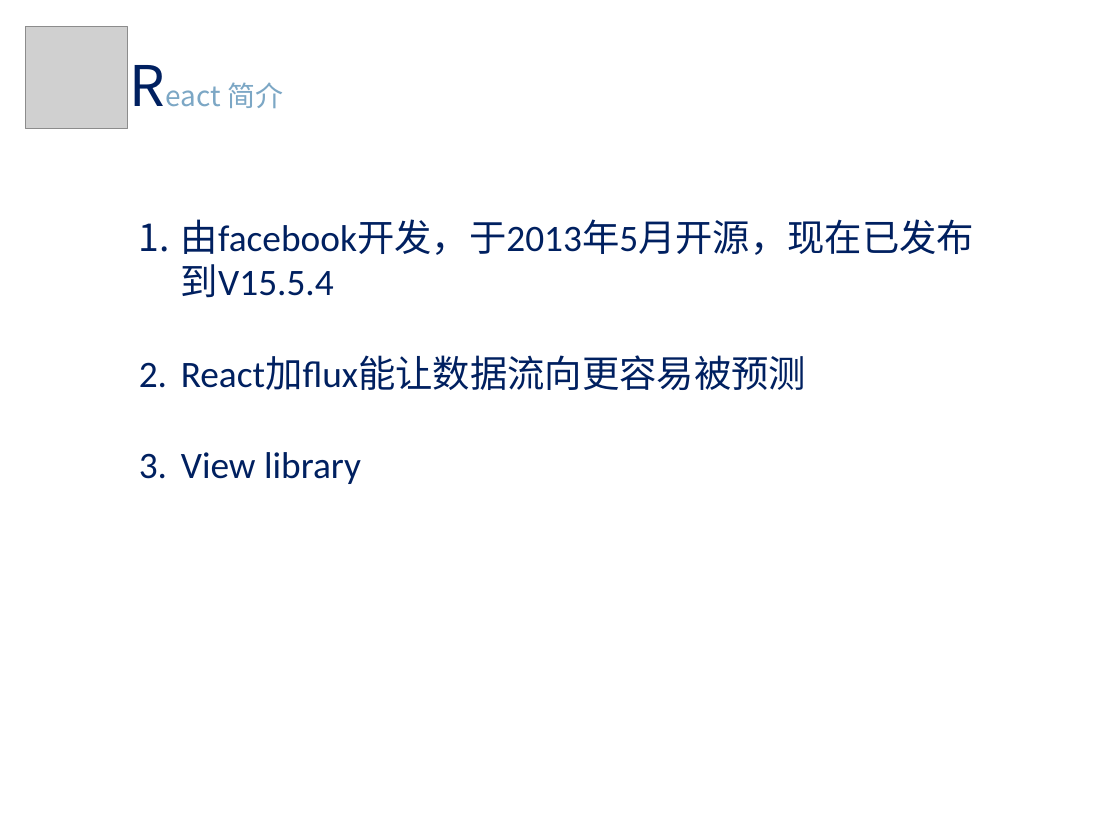
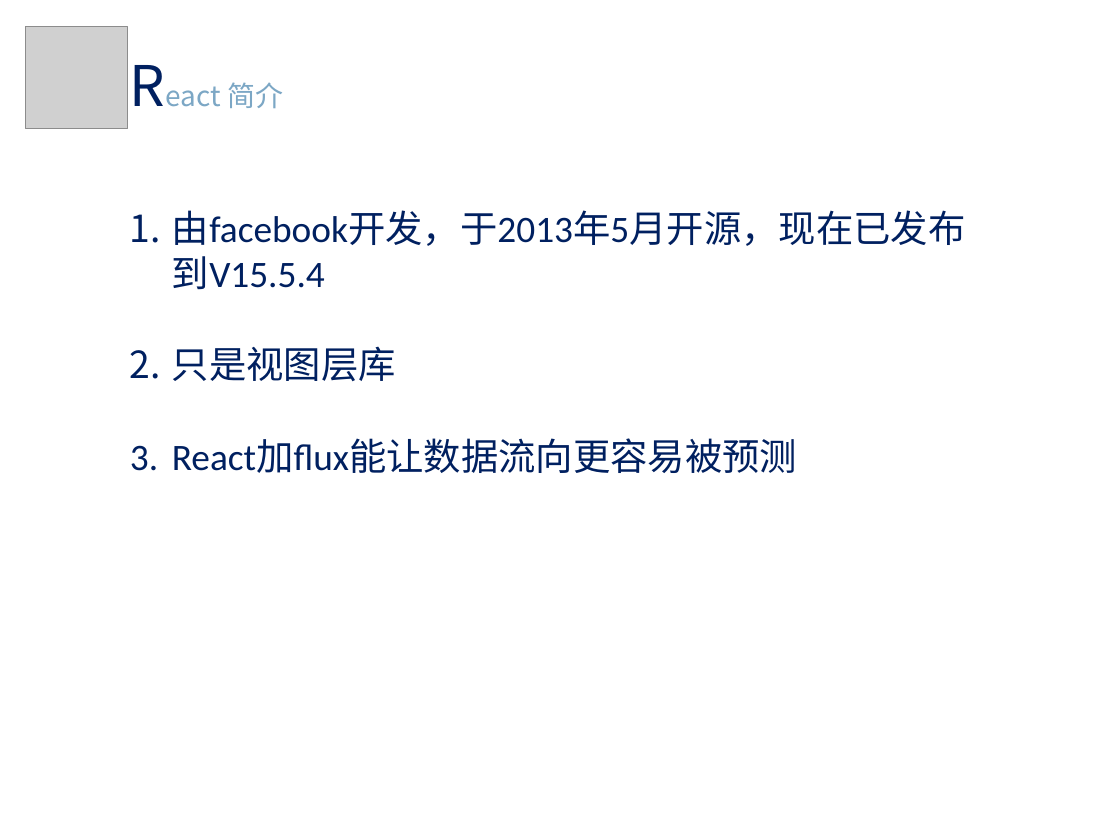
Before and after one commit to m544498510/may-web-app, a slide deck: slide 4 of new_doc/react share.pptx. Drawn at 1120x840 pixels with LibreOffice and Linux fonts; fonts in the diff are those of the drawing; grey boxes stand for pictures. Boxes give left, top, right and bottom in pixels: in the first picture for what was removed or moved away, otherwise in the second. Text is boxed around its words. In the diff, an @@ line names an element or a change of style, - is before the commit and + after.

```diff
--- a/new_doc/react share.pptx
+++ b/new_doc/react share.pptx
@@ text "由facebook开发，于2013年5月开源，现在已发布到V15.5.4": place and size @@
-text "由facebook开发，于2013年5月开源，现在已发布到V15.5.4" at <box>181,219,974,484</box>
+text "由facebook开发，于2013年5月开源，现在已发布到V15.5.4" at <box>172,210,965,473</box>
@@ text at <box>172,346,396,381</box>: paragraph added @@
+2. 只是视图层库
@@ text at <box>181,452,361,484</box>: paragraph removed @@
-3. View library
```
Also in this commit, not shown: 8 other slides changed, 6 slides added.
